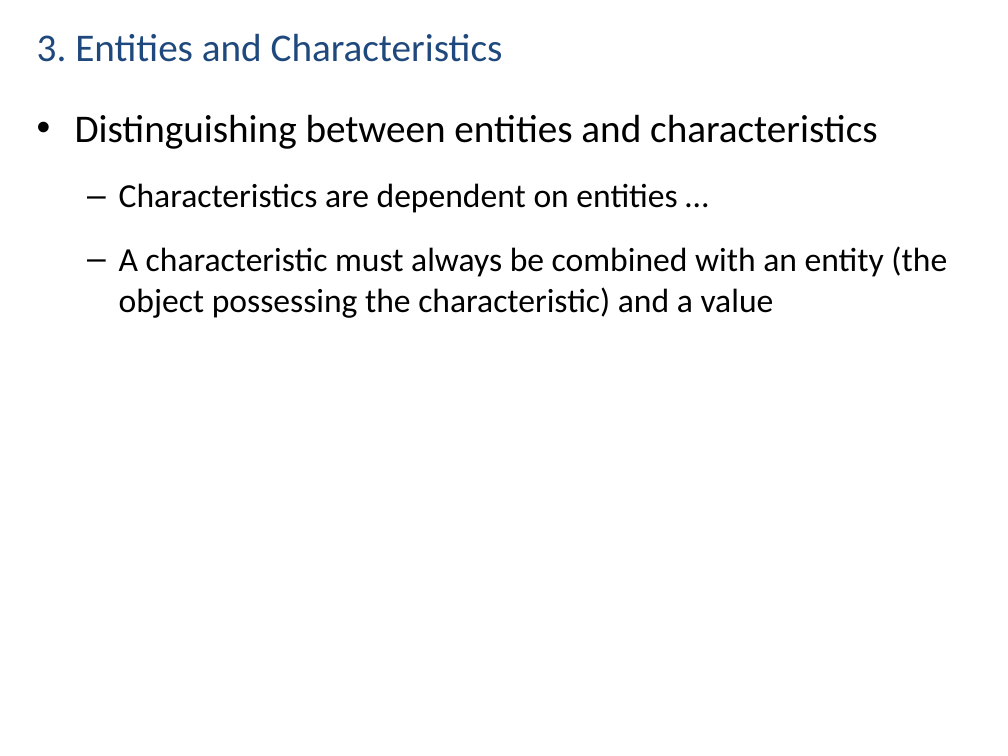
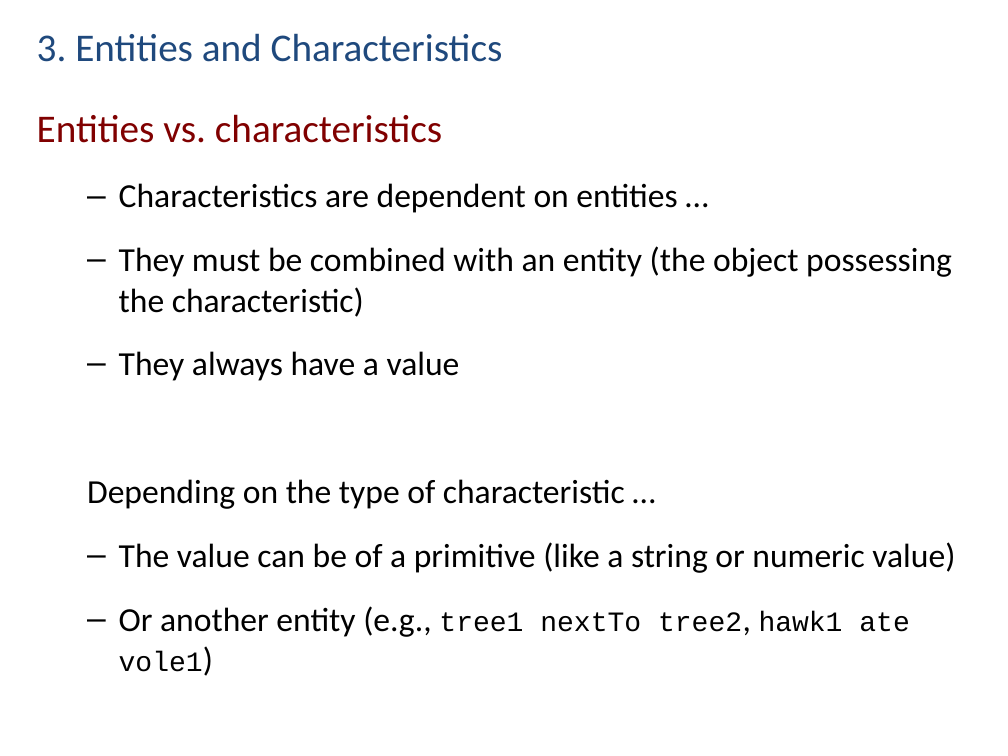
Before and after one commit to NCEAS/semtools, a slide deck: slide 9 of dev/oboe/docs/oboe-design-patterns.pptx (slide 8 before the commit). Drawn at 1008x756 pixels with LibreOffice and Linux fonts; fonts in the diff are those of the drawing. Boxes give left, top, right and bottom in pixels: in the first picture for what was removed or moved away, otherwise in the second. Text is boxed around its words. In the diff, an @@ line names an element or a change of style, - is before the commit and + after.

```diff
--- a/dev/oboe/docs/oboe-design-patterns.pptx
+++ b/dev/oboe/docs/oboe-design-patterns.pptx
@@ text at [37,114,442,143]: text changed; text colour #000000 to #800000 @@
-• Distinguishing between entities and characteristics
+Entities vs. characteristics
@@ text at [87,246,955,672]: text changed @@
-  – A characteristic must always be combined with an entity (the object possessing the characteristic) and a value
+  – They must be combined with an entity (the object possessing the characteristic)
+  – They always have a value
+  Depending on the type of characteristic …
+  – The value can be of a primitive (like a string or numeric value)
+  – Or another entity (e.g., tree1 nextTo tree2, hawk1 ate vole1)
```
Also in this commit, not shown: 8 other slides changed, 7 slides added, 2 slides removed.
